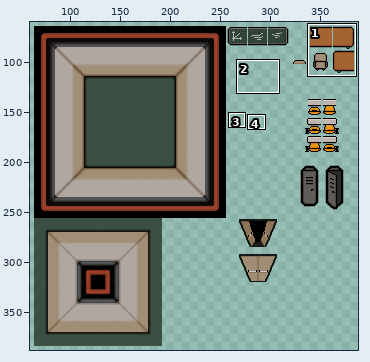
A sprite sheet gets an edit: rooms/Class/class.png. Above: a wide view before the commit, with the close-up outlined.
Close-up. Before:
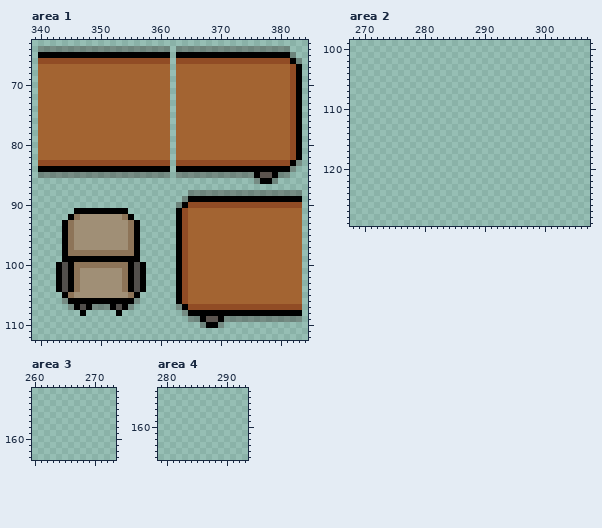
The file is 448x448 pixels. Pixels under 10% opacity are left out. Colours within 5 levels of each other are drawn and written as one. Shown: area 1: x 339..384, y 63..112; area 2: x 268..307, y 99..129; area 3: x 260..273, y 152..163; area 4: x 279..293, y 154..165. The wide view leaves out empty margins. The commit also changed other parts of the picture, which this record leaves out.
The same view after the edit:
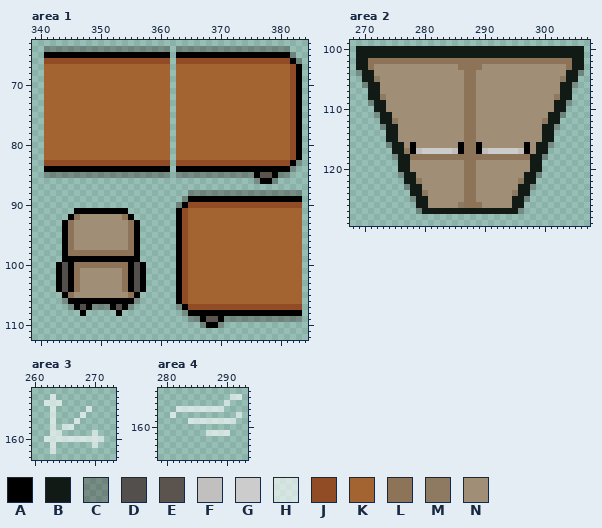
Palette (. is transparent): A #000000  B #121a16  C #2b1a154d  D #524f4c  E #5b534e  F #c2c0bf  G #cccccc  H #ffffff99  J #914c25  K #a36432  L #8d7458  M #8e7a60  N #a08f76
Change:
Area 1:
y 64: x 340 C -> .
y 65: x 340 A -> .
y 66: x 340 J -> .
y 67..82: x 340 K -> .
y 83: x 340 J -> .
y 84: x 340 A -> .
y 85: x 340 C -> .
Area 2:
y 100..101: x 269..306 ...................................... -> BBBBBBBBBBBBBBBBBBBBBBBBBBBBBBBBBBBBBB
y 102: x 269..306 ...................................... -> BBLLLLLLLLLLLLLLLLLLLLLLLLLLLLLLLLLLBB
y 103: x 269..306 ...................................... -> BBLNNNNNNNNNNNNNNLLLLNNNNNNNNNNNNNNLBB
y 104: x 269..306 ...................................... -> CBBNNNNNNNNNNNNNNNLLNNNNNNNNNNNNNNNBBC
y 105: x 270..305 .................................... -> BBMNNNNNNNNNNNNNNLLNNNNNNNNNNNNNNMBB
y 106: x 270..305 .................................... -> CBBNNNNNNNNNNNNNNLLNNNNNNNNNNNNNNBBC
y 107: x 271..304 .................................. -> BBNNNNNNNNNNNNNNLLNNNNNNNNNNNNNNBB
y 108: x 271..304 .................................. -> BBMNNNNNNNNNNNNNLLNNNNNNNNNNNNNMBB
y 109: x 271..304 .................................. -> CBBNNNNNNNNNNNNNLLNNNNNNNNNNNNNBBC
y 110: x 272..303 ................................ -> BBNNNNNNNNNNNNNLLNNNNNNNNNNNNNBB
y 111: x 272..303 ................................ -> CBBNNNNNNNNNNNNLLNNNNNNNNNNNNBBC
y 112: x 273..302 .............................. -> BBMNNNNNNNNNNNLLNNNNNNNNNNNMBB
y 113: x 273..302 .............................. -> CBBNNNNNNNNNNNLLNNNNNNNNNNNBBC
y 114..115: x 274..301 ............................ -> BBNNNNNNNNNNNLLNNNNNNNNNNNBB
y 116: x 274..301 ............................ -> CBBNANNNNNNNALLANNNNNNNANBBC
y 117: x 275..300 .......................... -> BBMAFGGGGGFALLAFGGGGGFANBB
y 118: x 275..300 .......................... -> CBBLLLLLLLLLLLLLLLLLLLLBBC
y 119..120: x 276..299 ........................ -> BBNNNNNNNNNLLNNNNNNNNNBB
y 121: x 276..299 ........................ -> CBBNNNNNNNNLLNNNNNNNNBBC
y 122: x 277..298 ...................... -> BBMNNNNNNNLLNNNNNNNMBB
y 123: x 277..298 ...................... -> CBBNNNNNNNLLNNNNNNNBBC
y 124: x 278..297 .................... -> BBMNNNNNNLLNNNNNNMBB
y 125: x 278..297 .................... -> CBBNNNNNNLLNNNNNNBBC
y 126: x 279..296 .................. -> BBNNNNNMLLLNNNNNBB
y 127: x 279..296 .................. -> CBBBBBBBBBBBBBBBBC
Area 3:
y 153: x 263 . -> H
y 154: x 262..264 ... -> HHH
y 155: x 263 . -> H; x 269 . -> H
y 156: x 263 . -> H; x 268 . -> H
y 157: x 263 . -> H; x 267 . -> H
y 158: x 263 . -> H; x 265..266 .. -> HH
y 159: x 263..264 .. -> HH; x 270 . -> H
y 160: x 262..271 .......... -> HHHHHHHHHH
y 161: x 263 . -> H; x 270 . -> H
y 162: x 263 . -> H
Area 4:
y 155: x 291..292 .. -> HH
y 156: x 290 . -> H
y 157: x 282..289 ........ -> HHHHHHHH
y 158: x 281 . -> H; x 292 . -> H
y 159: x 284..291 ........ -> HHHHHHHH
y 161: x 287..290 .... -> HHHH
Changed places in both close-ups, as pixel boxes (x1, y1, x2, y2):
erased: (38, 46, 44, 178)
added: (356, 46, 584, 214)
added: (44, 394, 104, 454)
added: (170, 394, 242, 436)
